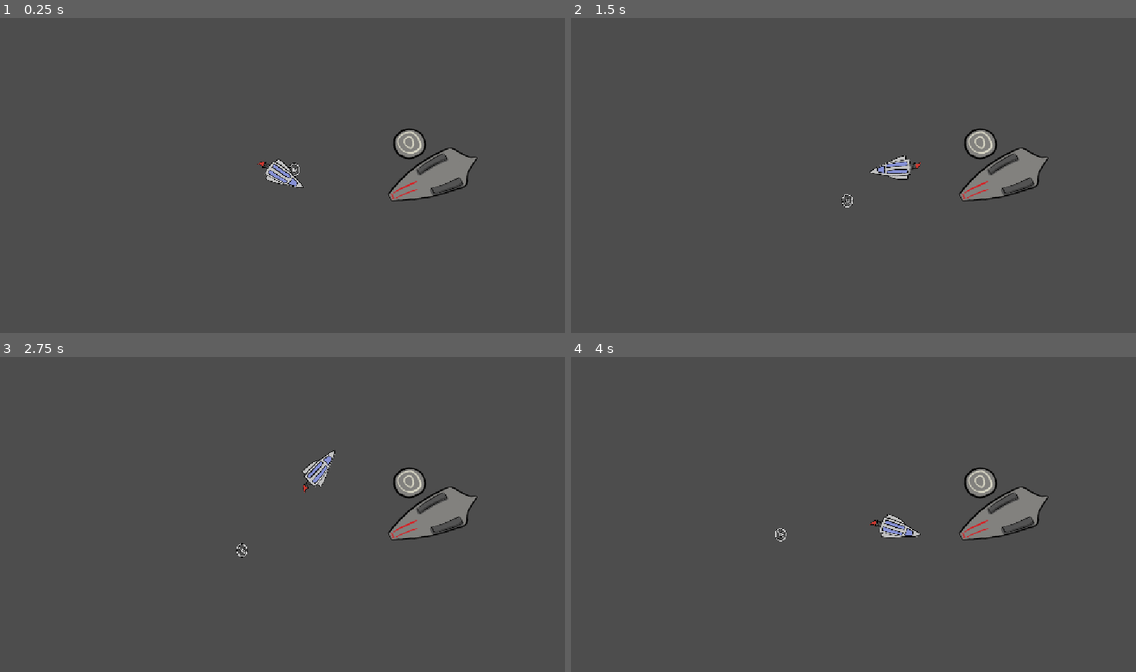
Above: before the commit, frames 1-4 (two rows, left to right).
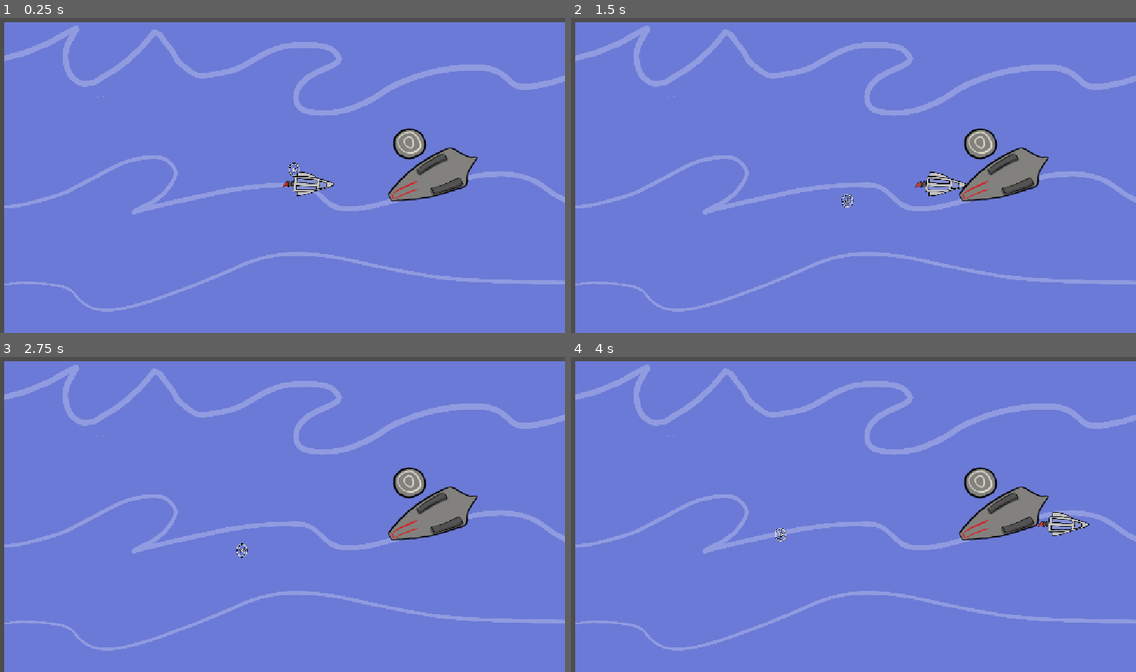
Above: after the commit, the same moments.

Repository: ecleaver/GoDot-GameCourse
Game: Godot game, scene res://Scenes/Ocean/Ocean.tscn
Same seed, same stepped clock (60 frames per second), same inputs: the game is played once before the commit and once after it.
Inputs (mouse positions are in pixels of both pictures, inside the frame that each line leads up to):
- Up to frame 1 (0.25 s): no input
- Up to frame 2 (1.5 s): tap Enter (ui_accept) at 0.5, 0.77 s; move the mouse to (977, 159) at 0.52 s; hold Right (ui_right) 0.53-1.28 s; move the mouse to (740, 191) at 1.27 s; hold Left (ui_left) from 1.28 s (still down)
- Up to frame 3 (2.75 s): tap Enter (ui_accept) at 1.52 s; move the mouse to (339, 445) at 2.02 s; release Left (ui_left) at 2.03 s; hold Right (ui_right) from 2.03 s (still down)
- Up to frame 4 (4 s): move the mouse to (825, 577) at 2.77 s; tap Enter (ui_accept) at 3.02, 3.77 s; move the mouse to (1023, 561) at 3.52 s; release Right (ui_right) at 3.53 s; hold Left (ui_left) from 3.53 s (still down)

The runs differ from the first frame. In frame 1, 96% of the frame differs, in the area x 0-100%, y 1-100%; in frame 2, 96%; in frame 3, 96%; in frame 4, 96%.

Commit message:
Changes made to code

Diff:
--- a/foundations/Scenes/Ocean/Ocean.tscn
+++ b/foundations/Scenes/Ocean/Ocean.tscn
@@ -1,65 +1,66 @@
 [gd_scene format=3 uid="uid://dme6rb7r3k85k"]
 
-[ext_resource type="Script" uid="uid://o1mpnu2dt751" path="res://Scenes/Ocean/Scripts/Ocean.gd" id="1_y20wh"]
-[ext_resource type="Texture2D" uid="uid://b5vaih5wmt3sk" path="res://Assets/Plane/Plane0000.png" id="2_4wd1y"]
-[ext_resource type="Texture2D" uid="uid://r65rvb3n1e8p" path="res://Assets/Plane/Plane0001.png" id="3_qeolc"]
-[ext_resource type="Texture2D" uid="uid://k5rcrueyrjb" path="res://Assets/Plane/Plane0002.png" id="4_1ygjh"]
-[ext_resource type="Texture2D" uid="uid://bmmbf4jleqwe0" path="res://Assets/Hilcopper/frame0000.png" id="4_fyc3p"]
-[ext_resource type="Texture2D" uid="uid://64080xhs7wm0" path="res://Assets/Plane/Plane0003.png" id="5_o5t8f"]
-[ext_resource type="Script" uid="uid://c8aeaxs5p3eqi" path="res://Scenes/Ocean/Scripts/plane_animated_2d.gd" id="7_4wd1y"]
-[ext_resource type="Texture2D" uid="uid://b0kfff88hc8gd" path="res://Assets/Hilcopper/frame0001.png" id="9_j3kjd"]
-[ext_resource type="Texture2D" uid="uid://bt0cw7j3t1tae" path="res://Assets/Hilcopper/frame0002.png" id="10_pldd8"]
-[ext_resource type="Texture2D" uid="uid://crvrkjnbi8hrl" path="res://Assets/Hilcopper/frame0003.png" id="11_5eu54"]
-[ext_resource type="Texture2D" uid="uid://dx25b8ihwk6l4" path="res://Assets/Hilcopper/frame0004.png" id="12_d8ff6"]
-[ext_resource type="Texture2D" uid="uid://u43bqc81n4mh" path="res://Assets/Hilcopper/frame0005.png" id="13_q3x1t"]
-[ext_resource type="Texture2D" uid="uid://fncgoey4xg14" path="res://Assets/Hilcopper/frame0006.png" id="14_nlosn"]
-[ext_resource type="Texture2D" uid="uid://v8h8j1epg4ot" path="res://Assets/Hilcopper/frame0007.png" id="15_jl0fg"]
-[ext_resource type="Texture2D" uid="uid://drx3impsw3hml" path="res://Assets/Hilcopper/frame0008.png" id="16_88bbu"]
-[ext_resource type="Texture2D" uid="uid://i4ululpdf10x" path="res://Assets/Carrier.png" id="17_5eu54"]
-[ext_resource type="Texture2D" uid="uid://c70bcqs66hwlo" path="res://Assets/Hilcopper/frame0009.png" id="17_fqbm0"]
-[ext_resource type="Texture2D" uid="uid://fasba7inv6y3" path="res://Assets/Hilcopper/frame0010.png" id="18_0e6ud"]
-[ext_resource type="Texture2D" uid="uid://bks85btbmecs5" path="res://Assets/Hilcopper/frame0011.png" id="19_rkmw7"]
-[ext_resource type="Script" uid="uid://b0urb0ncam3go" path="res://Scenes/Ocean/Scripts/hilcopper_animated_2d.gd" id="20_78tsg"]
-[ext_resource type="AudioStream" uid="uid://bfs1jatnayjp0" path="res://Assets/Sounds/eating.wav" id="21_pldd8"]
+[ext_resource type="Script" uid="uid://o1mpnu2dt751" path="res://Scenes/Ocean/Scripts/Ocean.gd" id="1_5eu54"]
+[ext_resource type="Texture2D" uid="uid://c0w6mj1tt3jng" path="res://Assets/waves.png" id="2_d8ff6"]
+[ext_resource type="Texture2D" uid="uid://bmmbf4jleqwe0" path="res://Assets/Hilcopper/frame0000.png" id="3_q3x1t"]
+[ext_resource type="Texture2D" uid="uid://b0kfff88hc8gd" path="res://Assets/Hilcopper/frame0001.png" id="4_nlosn"]
+[ext_resource type="Texture2D" uid="uid://bt0cw7j3t1tae" path="res://Assets/Hilcopper/frame0002.png" id="5_jl0fg"]
+[ext_resource type="Texture2D" uid="uid://crvrkjnbi8hrl" path="res://Assets/Hilcopper/frame0003.png" id="6_88bbu"]
+[ext_resource type="Texture2D" uid="uid://dx25b8ihwk6l4" path="res://Assets/Hilcopper/frame0004.png" id="7_fqbm0"]
+[ext_resource type="Texture2D" uid="uid://u43bqc81n4mh" path="res://Assets/Hilcopper/frame0005.png" id="8_0e6ud"]
+[ext_resource type="Texture2D" uid="uid://fncgoey4xg14" path="res://Assets/Hilcopper/frame0006.png" id="9_rkmw7"]
+[ext_resource type="Texture2D" uid="uid://v8h8j1epg4ot" path="res://Assets/Hilcopper/frame0007.png" id="10_78tsg"]
+[ext_resource type="Texture2D" uid="uid://drx3impsw3hml" path="res://Assets/Hilcopper/frame0008.png" id="11_pdbfg"]
+[ext_resource type="Texture2D" uid="uid://c70bcqs66hwlo" path="res://Assets/Hilcopper/frame0009.png" id="12_vccwh"]
+[ext_resource type="Texture2D" uid="uid://fasba7inv6y3" path="res://Assets/Hilcopper/frame0010.png" id="13_vbr2t"]
+[ext_resource type="Texture2D" uid="uid://bks85btbmecs5" path="res://Assets/Hilcopper/frame0011.png" id="14_6nkny"]
+[ext_resource type="Script" uid="uid://b0urb0ncam3go" path="res://Scenes/Ocean/Scripts/hilcopper_animated_2d.gd" id="15_bipro"]
+[ext_resource type="AudioStream" uid="uid://bfs1jatnayjp0" path="res://Assets/Sounds/eating.wav" id="16_4e2ok"]
+[ext_resource type="Texture2D" uid="uid://b5vaih5wmt3sk" path="res://Assets/Plane/Plane0000.png" id="17_dch6k"]
+[ext_resource type="Texture2D" uid="uid://r65rvb3n1e8p" path="res://Assets/Plane/Plane0001.png" id="18_p8pir"]
+[ext_resource type="Texture2D" uid="uid://k5rcrueyrjb" path="res://Assets/Plane/Plane0002.png" id="19_gn4sv"]
+[ext_resource type="Texture2D" uid="uid://64080xhs7wm0" path="res://Assets/Plane/Plane0003.png" id="20_flsgb"]
+[ext_resource type="Script" uid="uid://c8aeaxs5p3eqi" path="res://Scenes/Ocean/Scripts/plane_animated_2d.gd" id="21_355ct"]
+[ext_resource type="Texture2D" uid="uid://i4ululpdf10x" path="res://Assets/Carrier.png" id="22_3gjjg"]
 
 [sub_resource type="SpriteFrames" id="SpriteFrames_pdbfg"]
 animations = [{
 "frames": [{
 "duration": 1.0,
-"texture": ExtResource("4_fyc3p")
+"texture": ExtResource("3_q3x1t")
 }, {
 "duration": 1.0,
-"texture": ExtResource("9_j3kjd")
+"texture": ExtResource("4_nlosn")
 }, {
 "duration": 1.0,
-"texture": ExtResource("10_pldd8")
+"texture": ExtResource("5_jl0fg")
 }, {
 "duration": 1.0,
-"texture": ExtResource("11_5eu54")
+"texture": ExtResource("6_88bbu")
 }, {
 "duration": 1.0,
-"texture": ExtResource("12_d8ff6")
+"texture": ExtResource("7_fqbm0")
 }, {
 "duration": 1.0,
-"texture": ExtResource("13_q3x1t")
+"texture": ExtResource("8_0e6ud")
 }, {
 "duration": 1.0,
-"texture": ExtResource("14_nlosn")
+"texture": ExtResource("9_rkmw7")
 }, {
 "duration": 1.0,
-"texture": ExtResource("15_jl0fg")
+"texture": ExtResource("10_78tsg")
 }, {
 "duration": 1.0,
-"texture": ExtResource("16_88bbu")
+"texture": ExtResource("11_pdbfg")
 }, {
 "duration": 1.0,
-"texture": ExtResource("17_fqbm0")
+"texture": ExtResource("12_vccwh")
 }, {
 "duration": 1.0,
-"texture": ExtResource("18_0e6ud")
+"texture": ExtResource("13_vbr2t")
 }, {
 "duration": 1.0,
-"texture": ExtResource("19_rkmw7")
+"texture": ExtResource("14_6nkny")
 }],
 "loop": true,
 "name": &"spin",
@@ -87,7 +88,12 @@
 }]
 
 [node name="Ocean" type="Node2D" unique_id=678164067]
-script = ExtResource("1_y20wh")
+script = ExtResource("1_5eu54")
+
+[node name="Waves" type="Sprite2D" parent="." unique_id=852027759]
+position = Vector2(588.7779, 339.5)
+scale = Vector2(0.30231482, 0.30231482)
+texture = ExtResource("2_d8ff6")
 
 [node name="HilcopperAnimated2d" type="AnimatedSprite2D" parent="." unique_id=998153001]
 position = Vector2(329, 154)
--- a/foundations/Scenes/Ocean/Scripts/Ocean.gd
+++ b/foundations/Scenes/Ocean/Scripts/Ocean.gd
@@ -9,18 +9,20 @@
 @onready var pos_x : float = 500
 @onready var pos_y : float = 300
 @onready var move : float = 0
-const MAX_X : int = 1100
-const MIN_XY : int = 30
-const MAX_Y = 600
+enum ScreenPositions {
+	MAX_X = 1100,
+	MIN_XY = 30,
+	MAX_Y = 600
+}
 @onready var rotate : float = 0
 @onready var plane_rotate : float = 0
 
-func createCircle (sprit : AnimatedSprite2D, radius, angle, pos_x, pos_y):
+func createCircle (sprit : AnimatedSprite2D, radius, angle, pos_x, pos_y) -> void:
 	var positions : Array[float] = [radius * cos(angle) + pos_x, radius * sin(angle) + pos_y]
 	sprit.position.x = positions[0]
 	sprit.position.y = positions[1]
 
-func movePlane(sprit : AnimatedSprite2D, move, min_xy, max_x, max_y, rotate):
+func movePlane(sprit : AnimatedSprite2D, move, min_xy, max_x, max_y, rotate) -> void:
 	if (sprit.global_position.x > min_xy and sprit.global_position.x < max_x and sprit.global_position.y > min_xy and sprit.global_position.y < max_y):
 		#setting move_local_x to false removes the gobal scaling affects
 		sprit.move_local_x(-move)
@@ -36,7 +38,7 @@
 	if (sprit.global_position.x <= min_xy or sprit.global_position.x >= max_x or sprit.global_position.y <= min_xy or sprit.global_position.y >= max_y):
 		sprit.rotate(rotate)
 
-func planeInputs(sprit : AnimatedSprite2D, plane_rotate):
+func planeInputs(sprit : AnimatedSprite2D, plane_rotate) -> void:
 	if Input.is_action_pressed("ui_left"):
 		sprit.rotate(-plane_rotate)
 	elif Input.is_action_pressed("ui_right"):
@@ -47,11 +49,11 @@
 		eatingsound.play()
 		#plane.global_position = Vector2(pos_x, pos_y)
 
-func moveToMouse(sprit1 : AnimatedSprite2D, move, speed = 1):
+func moveToMouse(sprit1 : AnimatedSprite2D, move, speed = 1) -> void:
 	sprit1.look_at(get_global_mouse_position())
 	sprit1.move_local_x(-(speed * move))
 
-func moveTo(sprit1 : AnimatedSprite2D, sprit2 : AnimatedSprite2D, move, speed):
+func moveTo(sprit1 : AnimatedSprite2D, sprit2 : AnimatedSprite2D, move, speed = 1) ->void:
 	#var direction: Vector2 = sprit1.position.direction_to(sprit2.position)
 	sprit1.look_at(sprit2.position)
 	sprit1.position += sprit1.transform.x * speed * move
@@ -62,24 +64,24 @@
 func _ready() -> void:
 	pass # Replace with function body.
 
-
 # Called every frame. 'delta' is the elapsed time since the previous frame.
 func _process(delta: float) -> void:
 
 
 	move = 100 * delta
+	print("move %f" %move)
 	rotate = 180 * delta
 	plane_rotate = 1.5 * delta
 	#code used to move the plane with the mouse
-	moveToMouse(plane, move, speed)
+	#moveToMouse(plane, move, speed)
 
 
 	#moveTo(plane, hilcopper, move, speed)
-	#hilcopper.position.y += 20 * delta
+	hilcopper.position.y += 20 * delta
 	#gets the planes current potions
 
 	#put the code for moving the plane into a
-	movePlane(plane, move, MIN_XY, MAX_X, MAX_Y, rotate)
+	movePlane(plane, move, ScreenPositions.MIN_XY, ScreenPositions.MAX_X, ScreenPositions.MAX_Y, rotate)
 	#Delta needs to be outside of the fuctnion and passed in
 
 	angle += speed * get_process_delta_time()
Not shown: 3 places in foundations/Scenes/Ocean/Ocean.tscn that only renumber resources
Not shown, changed: README.md
